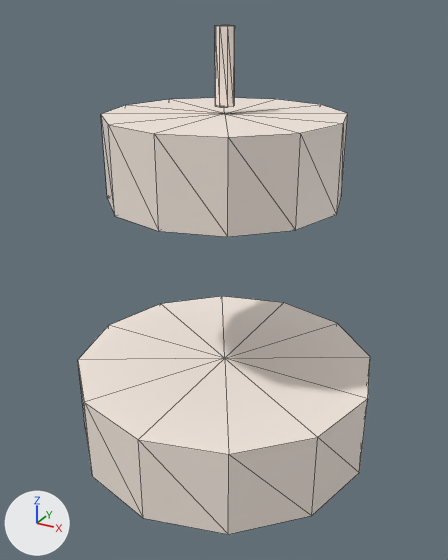
Renders of the glTF model public/studio/v2.15.0/d_cake/model.glb from each side of a commit.
Before and after are seen from a 50 mm camera at (2.48, -4.52, 3.88) aimed at (0.04, -0.09, 1.66). Lighting does not change. The marker at lower left points along +X, +Y and +Z. The picture after the commit comes second. Mesh edges are drawn as thin lines. Where no turn or scale is listed for an object, it has been applied to the vertices.

Objects in the first picture: 'part0', 'part1', 'part2'.
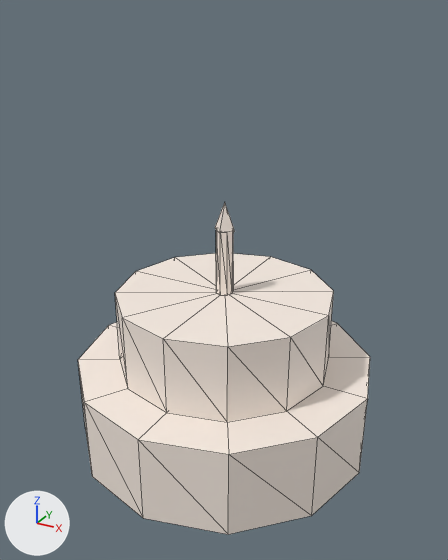
The edits, one by one:
me_geometry_1 is used by ob_part1; location (0.0, 0.0, 0.0).
me_geometry_1 had 26 vertices, 48 faces and spanned x -1.0..1.0, y -1.0..1.0, z 2.39..3.09.
me_geometry_1 now has 26 vertices, 48 faces and spans x -1.0..1.0, y -1.0..1.0, z 0.8..1.5.
me_geometry_1 part 1: the whole mesh is moved by (0.0, 0.0, -1.59).
me_geometry_2 is used by ob_part2; location (0.0, 0.0, 0.0).
me_geometry_2 had 18 vertices, 32 faces and spanned x -0.08..0.08, y -0.08..0.08, z 3.15..3.75.
me_geometry_2 now has 18 vertices, 32 faces and spans x -0.08..0.08, y -0.08..0.08, z 1.5..2.1.
me_geometry_2 part 2: the whole mesh is moved by (0.0, 0.0, -1.65).

Where the change shows, as pixel boxes [x1, y1, x2, y2] in the pictures (448 x 560 px):
'part1', moved
    before: [101, 98, 348, 237]
    after: [115, 253, 334, 422]
'part2', moved
    before: [215, 25, 235, 107]
    after: [216, 230, 233, 295]
